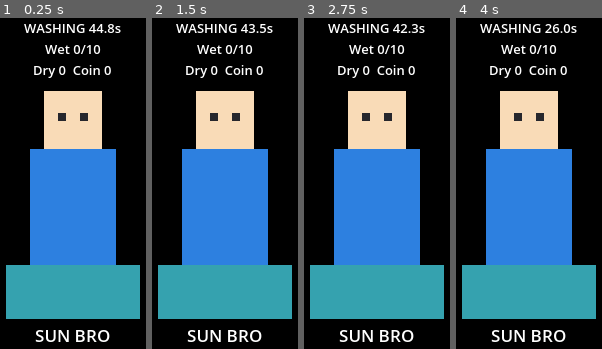
Above: before the commit, frames 1-4 (left to right).
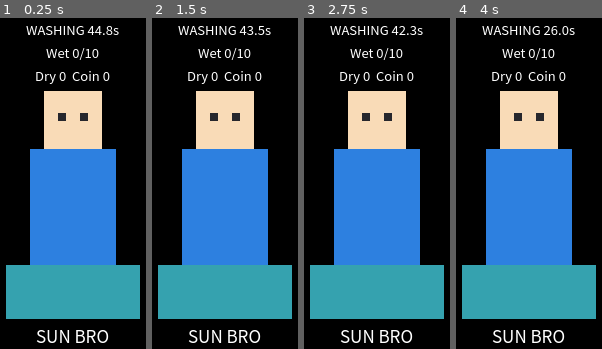
Above: after the commit, the same moments.

Repository: huazhangz/My-Bro-J
Game: Godot game, scene res://scenes/sun_pet.tscn
Two runs of this game, one before a commit and one after it. Both use one fixed random seed, a clock stepped at 60 frames per second and the inputs below.
Inputs (mouse positions are in pixels of both pictures, inside the frame that each line leads up to):
- Up to frame 1 (0.25 s): no input
- Up to frame 2 (1.5 s): tap Enter at 0.5 s; drag from (225, 186) to (249, 110) at 0.52 s; drag from (175, 206) to (211, 259) at 1.27 s
- Up to frame 3 (2.75 s): move the mouse to (401, 110) at 2.02 s; click (401, 110) at 2.17 s
- Up to frame 4 (4 s): drag from (515, 259) to (outside the picture) at 2.77 s; move the mouse to (outside the picture) at 3.52 s; click (outside the picture) at 3.67 s; tap Space at 3.77 s

The runs differ from the first frame. In frame 1, 4.4% of the frame differs, in the area x 16-83%, y 1-99%; in frame 2, 4.4%; in frame 3, 4.4%; in frame 4, 4.4%.

Commit message:
feat(day3): 接入中文字体与全局 UI 主题
- assets/fonts/NotoSansSC-Regular-Subset.ttf：Noto Sans SC 可变字重实例化到
  Regular 后按 GB2312 全字符集 + ASCII + 常用标点子集化，17.8 MB -> 2.3 MB，
  随附 SIL OFL 1.1 许可与子集重生成脚本说明
- assets/fonts/sun_pet_theme.tres：default_font 指向该字体，并定义按钮 / 面板 /
  进度条样式与 11 个类型变体（RiskButton / CoinButton / SolidPanel ...）
- project.godot 挂 gui/theme/custom + gui/theme/custom_font，Tooltip 等
  引擎内建 UI 一并覆盖，彻底解决中文渲染成方块
- .cursorrules 第 5 条同步改为「UI 文本直接写中文，用主题类型变体做差异化」

Co-authored-by: Joe Zhou <huazhangz@users.noreply.github.com>

Diff:
--- /dev/null
+++ b/assets/fonts/sun_pet_theme.tres
@@ -0,0 +1,685 @@
+[gd_resource type="Theme" format=3]
+
+[ext_resource type="FontFile" path="res://assets/fonts/NotoSansSC-Regular-Subset.ttf" id="1_kugu7"]
+
+[sub_resource type="StyleBoxFlat" id="StyleBoxFlat_lyj2d"]
+content_margin_left = 8.0
+content_margin_top = 6.0
+content_margin_right = 8.0
+content_margin_bottom = 6.0
+bg_color = Color(0.24, 0.25, 0.3, 0.55)
+border_width_left = 1
+border_width_top = 1
+border_width_right = 1
+border_width_bottom = 1
+border_color = Color(1, 1, 1, 0.1)
+corner_radius_top_left = 8
+corner_radius_top_right = 8
+corner_radius_bottom_right = 8
+corner_radius_bottom_left = 8
+
+[sub_resource type="StyleBoxFlat" id="StyleBoxFlat_jn2fy"]
+content_margin_left = 8.0
+content_margin_top = 6.0
+content_margin_right = 8.0
+content_margin_bottom = 6.0
+bg_color = Color(0, 0, 0, 0)
+border_width_left = 1
+border_width_top = 1
+border_width_right = 1
+border_width_bottom = 1
+border_color = Color(1, 1, 1, 0.3)
+corner_radius_top_left = 8
+corner_radius_top_right = 8
+corner_radius_bottom_right = 8
+corner_radius_bottom_left = 8
+
+[sub_resource type="StyleBoxFlat" id="StyleBoxFlat_vwyxi"]
+content_margin_left = 8.0
+content_margin_top = 6.0
+content_margin_right = 8.0
+content_margin_bottom = 6.0
+bg_color = Color(0.3194, 0.3358, 0.40140003, 0.92)
+border_width_left = 1
+border_width_top = 1
+border_width_right = 1
+border_width_bottom = 1
+border_color = Color(1, 1, 1, 0.38)
+corner_radius_top_left = 8
+corner_radius_top_right = 8
+corner_radius_bottom_right = 8
+corner_radius_bottom_left = 8
+
+[sub_resource type="StyleBoxFlat" id="StyleBoxFlat_ndfge"]
+content_margin_left = 8.0
+content_margin_top = 6.0
+content_margin_right = 8.0
+content_margin_bottom = 6.0
+bg_color = Color(0.17, 0.19, 0.27, 0.92)
+border_width_left = 1
+border_width_top = 1
+border_width_right = 1
+border_width_bottom = 1
+border_color = Color(1, 1, 1, 0.22)
+corner_radius_top_left = 8
+corner_radius_top_right = 8
+corner_radius_bottom_right = 8
+corner_radius_bottom_left = 8
+
+[sub_resource type="StyleBoxFlat" id="StyleBoxFlat_0fqls"]
+content_margin_left = 8.0
+content_margin_top = 6.0
+content_margin_right = 8.0
+content_margin_bottom = 6.0
+bg_color = Color(0.12240001, 0.1368, 0.19440001, 0.92)
+border_width_left = 1
+border_width_top = 1
+border_width_right = 1
+border_width_bottom = 1
+border_color = Color(1, 1, 1, 0.22)
+corner_radius_top_left = 8
+corner_radius_top_right = 8
+corner_radius_bottom_right = 8
+corner_radius_bottom_left = 8
+
+[sub_resource type="StyleBoxFlat" id="StyleBoxFlat_7ebcc"]
+content_margin_left = 8.0
+content_margin_top = 5.0
+content_margin_right = 8.0
+content_margin_bottom = 5.0
+bg_color = Color(0.1, 0.05, 0.05, 0.82)
+border_width_left = 1
+border_width_top = 1
+border_width_right = 1
+border_width_bottom = 1
+border_color = Color(1, 0.42, 0.32, 0.55)
+corner_radius_top_left = 9
+corner_radius_top_right = 9
+corner_radius_bottom_right = 9
+corner_radius_bottom_left = 9
+
+[sub_resource type="StyleBoxFlat" id="StyleBoxFlat_ciagi"]
+content_margin_left = 8.0
+content_margin_top = 6.0
+content_margin_right = 8.0
+content_margin_bottom = 6.0
+bg_color = Color(0.24, 0.25, 0.3, 0.55)
+border_width_left = 1
+border_width_top = 1
+border_width_right = 1
+border_width_bottom = 1
+border_color = Color(1, 1, 1, 0.1)
+corner_radius_top_left = 8
+corner_radius_top_right = 8
+corner_radius_bottom_right = 8
+corner_radius_bottom_left = 8
+
+[sub_resource type="StyleBoxFlat" id="StyleBoxFlat_jript"]
+content_margin_left = 8.0
+content_margin_top = 6.0
+content_margin_right = 8.0
+content_margin_bottom = 6.0
+bg_color = Color(0, 0, 0, 0)
+border_width_left = 1
+border_width_top = 1
+border_width_right = 1
+border_width_bottom = 1
+border_color = Color(1, 1, 1, 0.3)
+corner_radius_top_left = 8
+corner_radius_top_right = 8
+corner_radius_bottom_right = 8
+corner_radius_bottom_left = 8
+
+[sub_resource type="StyleBoxFlat" id="StyleBoxFlat_vwdj4"]
+content_margin_left = 8.0
+content_margin_top = 6.0
+content_margin_right = 8.0
+content_margin_bottom = 6.0
+bg_color = Color(0.63100004, 0.31120002, 0.31120002, 0.85)
+border_width_left = 1
+border_width_top = 1
+border_width_right = 1
+border_width_bottom = 1
+border_color = Color(1, 1, 1, 0.38)
+corner_radius_top_left = 8
+corner_radius_top_right = 8
+corner_radius_bottom_right = 8
+corner_radius_bottom_left = 8
+
+[sub_resource type="StyleBoxFlat" id="StyleBoxFlat_ct75h"]
+content_margin_left = 8.0
+content_margin_top = 6.0
+content_margin_right = 8.0
+content_margin_bottom = 6.0
+bg_color = Color(0.55, 0.16, 0.16, 0.85)
+border_width_left = 1
+border_width_top = 1
+border_width_right = 1
+border_width_bottom = 1
+border_color = Color(1, 1, 1, 0.22)
+corner_radius_top_left = 8
+corner_radius_top_right = 8
+corner_radius_bottom_right = 8
+corner_radius_bottom_left = 8
+
+[sub_resource type="StyleBoxFlat" id="StyleBoxFlat_3jwex"]
+content_margin_left = 8.0
+content_margin_top = 6.0
+content_margin_right = 8.0
+content_margin_bottom = 6.0
+bg_color = Color(0.39600003, 0.115200005, 0.115200005, 0.85)
+border_width_left = 1
+border_width_top = 1
+border_width_right = 1
+border_width_bottom = 1
+border_color = Color(1, 1, 1, 0.22)
+corner_radius_top_left = 8
+corner_radius_top_right = 8
+corner_radius_bottom_right = 8
+corner_radius_bottom_left = 8
+
+[sub_resource type="StyleBoxFlat" id="StyleBoxFlat_ma44w"]
+content_margin_left = 8.0
+content_margin_top = 6.0
+content_margin_right = 8.0
+content_margin_bottom = 6.0
+bg_color = Color(0.24, 0.25, 0.3, 0.55)
+border_width_left = 1
+border_width_top = 1
+border_width_right = 1
+border_width_bottom = 1
+border_color = Color(1, 1, 1, 0.1)
+corner_radius_top_left = 8
+corner_radius_top_right = 8
+corner_radius_bottom_right = 8
+corner_radius_bottom_left = 8
+
+[sub_resource type="StyleBoxFlat" id="StyleBoxFlat_h5l2c"]
+content_margin_left = 8.0
+content_margin_top = 6.0
+content_margin_right = 8.0
+content_margin_bottom = 6.0
+bg_color = Color(0, 0, 0, 0)
+border_width_left = 1
+border_width_top = 1
+border_width_right = 1
+border_width_bottom = 1
+border_color = Color(1, 1, 1, 0.3)
+corner_radius_top_left = 8
+corner_radius_top_right = 8
+corner_radius_bottom_right = 8
+corner_radius_bottom_left = 8
+
+[sub_resource type="StyleBoxFlat" id="StyleBoxFlat_s0fhg"]
+content_margin_left = 8.0
+content_margin_top = 6.0
+content_margin_right = 8.0
+content_margin_bottom = 6.0
+bg_color = Color(0.4916, 0.4178, 0.7376, 0.94)
+border_width_left = 1
+border_width_top = 1
+border_width_right = 1
+border_width_bottom = 1
+border_color = Color(1, 1, 1, 0.38)
+corner_radius_top_left = 8
+corner_radius_top_right = 8
+corner_radius_bottom_right = 8
+corner_radius_bottom_left = 8
+
+[sub_resource type="StyleBoxFlat" id="StyleBoxFlat_yj2pm"]
+content_margin_left = 8.0
+content_margin_top = 6.0
+content_margin_right = 8.0
+content_margin_bottom = 6.0
+bg_color = Color(0.38, 0.29, 0.68, 0.94)
+border_width_left = 1
+border_width_top = 1
+border_width_right = 1
+border_width_bottom = 1
+border_color = Color(1, 1, 1, 0.22)
+corner_radius_top_left = 8
+corner_radius_top_right = 8
+corner_radius_bottom_right = 8
+corner_radius_bottom_left = 8
+
+[sub_resource type="StyleBoxFlat" id="StyleBoxFlat_20voa"]
+content_margin_left = 8.0
+content_margin_top = 6.0
+content_margin_right = 8.0
+content_margin_bottom = 6.0
+bg_color = Color(0.2736, 0.2088, 0.48960003, 0.94)
+border_width_left = 1
+border_width_top = 1
+border_width_right = 1
+border_width_bottom = 1
+border_color = Color(1, 1, 1, 0.22)
+corner_radius_top_left = 8
+corner_radius_top_right = 8
+corner_radius_bottom_right = 8
+corner_radius_bottom_left = 8
+
+[sub_resource type="StyleBoxFlat" id="StyleBoxFlat_ucciv"]
+content_margin_left = 8.0
+content_margin_top = 6.0
+content_margin_right = 8.0
+content_margin_bottom = 6.0
+bg_color = Color(0.24, 0.25, 0.3, 0.55)
+border_width_left = 1
+border_width_top = 1
+border_width_right = 1
+border_width_bottom = 1
+border_color = Color(1, 1, 1, 0.1)
+corner_radius_top_left = 8
+corner_radius_top_right = 8
+corner_radius_bottom_right = 8
+corner_radius_bottom_left = 8
+
+[sub_resource type="StyleBoxFlat" id="StyleBoxFlat_5c6uu"]
+content_margin_left = 8.0
+content_margin_top = 6.0
+content_margin_right = 8.0
+content_margin_bottom = 6.0
+bg_color = Color(0, 0, 0, 0)
+border_width_left = 1
+border_width_top = 1
+border_width_right = 1
+border_width_bottom = 1
+border_color = Color(1, 1, 1, 0.3)
+corner_radius_top_left = 8
+corner_radius_top_right = 8
+corner_radius_bottom_right = 8
+corner_radius_bottom_left = 8
+
+[sub_resource type="StyleBoxFlat" id="StyleBoxFlat_1n1hx"]
+content_margin_left = 8.0
+content_margin_top = 6.0
+content_margin_right = 8.0
+content_margin_bottom = 6.0
+bg_color = Color(0.87700003, 0.713, 0.31120002, 0.94)
+border_width_left = 1
+border_width_top = 1
+border_width_right = 1
+border_width_bottom = 1
+border_color = Color(1, 1, 1, 0.38)
+corner_radius_top_left = 8
+corner_radius_top_right = 8
+corner_radius_bottom_right = 8
+corner_radius_bottom_left = 8
+
+[sub_resource type="StyleBoxFlat" id="StyleBoxFlat_ami8e"]
+content_margin_left = 8.0
+content_margin_top = 6.0
+content_margin_right = 8.0
+content_margin_bottom = 6.0
+bg_color = Color(0.85, 0.65, 0.16, 0.94)
+border_width_left = 1
+border_width_top = 1
+border_width_right = 1
+border_width_bottom = 1
+border_color = Color(1, 1, 1, 0.22)
+corner_radius_top_left = 8
+corner_radius_top_right = 8
+corner_radius_bottom_right = 8
+corner_radius_bottom_left = 8
+
+[sub_resource type="StyleBoxFlat" id="StyleBoxFlat_app1p"]
+content_margin_left = 8.0
+content_margin_top = 6.0
+content_margin_right = 8.0
+content_margin_bottom = 6.0
+bg_color = Color(0.61200005, 0.468, 0.115200005, 0.94)
+border_width_left = 1
+border_width_top = 1
+border_width_right = 1
+border_width_bottom = 1
+border_color = Color(1, 1, 1, 0.22)
+corner_radius_top_left = 8
+corner_radius_top_right = 8
+corner_radius_bottom_right = 8
+corner_radius_bottom_left = 8
+
+[sub_resource type="StyleBoxFlat" id="StyleBoxFlat_soh8p"]
+content_margin_left = 8.0
+content_margin_top = 6.0
+content_margin_right = 8.0
+content_margin_bottom = 6.0
+bg_color = Color(0.24, 0.25, 0.3, 0.55)
+border_width_left = 1
+border_width_top = 1
+border_width_right = 1
+border_width_bottom = 1
+border_color = Color(1, 1, 1, 0.1)
+corner_radius_top_left = 8
+corner_radius_top_right = 8
+corner_radius_bottom_right = 8
+corner_radius_bottom_left = 8
+
+[sub_resource type="StyleBoxFlat" id="StyleBoxFlat_jlkhb"]
+content_margin_left = 8.0
+content_margin_top = 6.0
+content_margin_right = 8.0
+content_margin_bottom = 6.0
+bg_color = Color(0, 0, 0, 0)
+border_width_left = 1
+border_width_top = 1
+border_width_right = 1
+border_width_bottom = 1
+border_color = Color(1, 1, 1, 0.3)
+corner_radius_top_left = 8
+corner_radius_top_right = 8
+corner_radius_bottom_right = 8
+corner_radius_bottom_left = 8
+
+[sub_resource type="StyleBoxFlat" id="StyleBoxFlat_x25df"]
+content_margin_left = 8.0
+content_margin_top = 6.0
+content_margin_right = 8.0
+content_margin_bottom = 6.0
+bg_color = Color(0.344, 0.5244, 0.45880002, 0.94)
+border_width_left = 1
+border_width_top = 1
+border_width_right = 1
+border_width_bottom = 1
+border_color = Color(1, 1, 1, 0.38)
+corner_radius_top_left = 8
+corner_radius_top_right = 8
+corner_radius_bottom_right = 8
+corner_radius_bottom_left = 8
+
+[sub_resource type="StyleBoxFlat" id="StyleBoxFlat_7dsuc"]
+content_margin_left = 8.0
+content_margin_top = 6.0
+content_margin_right = 8.0
+content_margin_bottom = 6.0
+bg_color = Color(0.2, 0.42, 0.34, 0.94)
+border_width_left = 1
+border_width_top = 1
+border_width_right = 1
+border_width_bottom = 1
+border_color = Color(1, 1, 1, 0.22)
+corner_radius_top_left = 8
+corner_radius_top_right = 8
+corner_radius_bottom_right = 8
+corner_radius_bottom_left = 8
+
+[sub_resource type="StyleBoxFlat" id="StyleBoxFlat_hjuf3"]
+content_margin_left = 8.0
+content_margin_top = 6.0
+content_margin_right = 8.0
+content_margin_bottom = 6.0
+bg_color = Color(0.14400001, 0.3024, 0.24480002, 0.94)
+border_width_left = 1
+border_width_top = 1
+border_width_right = 1
+border_width_bottom = 1
+border_color = Color(1, 1, 1, 0.22)
+corner_radius_top_left = 8
+corner_radius_top_right = 8
+corner_radius_bottom_right = 8
+corner_radius_bottom_left = 8
+
+[sub_resource type="StyleBoxFlat" id="StyleBoxFlat_olq5o"]
+content_margin_left = 8.0
+content_margin_top = 6.0
+content_margin_right = 8.0
+content_margin_bottom = 6.0
+bg_color = Color(0.06, 0.07, 0.11, 0.78)
+border_width_left = 1
+border_width_top = 1
+border_width_right = 1
+border_width_bottom = 1
+border_color = Color(1, 1, 1, 0.14)
+corner_radius_top_left = 10
+corner_radius_top_right = 10
+corner_radius_bottom_right = 10
+corner_radius_bottom_left = 10
+
+[sub_resource type="StyleBoxFlat" id="StyleBoxFlat_ldy8o"]
+content_margin_left = 0.0
+content_margin_top = 0.0
+content_margin_right = 0.0
+content_margin_bottom = 0.0
+bg_color = Color(0.02, 0.02, 0.04, 0.72)
+border_width_left = 1
+border_width_top = 1
+border_width_right = 1
+border_width_bottom = 1
+border_color = Color(1, 1, 1, 0.12)
+corner_radius_top_left = 4
+corner_radius_top_right = 4
+corner_radius_bottom_right = 4
+corner_radius_bottom_left = 4
+
+[sub_resource type="StyleBoxFlat" id="StyleBoxFlat_524lm"]
+content_margin_left = 0.0
+content_margin_top = 0.0
+content_margin_right = 0.0
+content_margin_bottom = 0.0
+bg_color = Color(0.29, 0.78, 0.85, 0.95)
+border_color = Color(0, 0, 0, 0)
+corner_radius_top_left = 4
+corner_radius_top_right = 4
+corner_radius_bottom_right = 4
+corner_radius_bottom_left = 4
+
+[sub_resource type="StyleBoxFlat" id="StyleBoxFlat_hnvng"]
+content_margin_left = 8.0
+content_margin_top = 6.0
+content_margin_right = 8.0
+content_margin_bottom = 6.0
+bg_color = Color(0.24, 0.25, 0.3, 0.55)
+border_width_left = 1
+border_width_top = 1
+border_width_right = 1
+border_width_bottom = 1
+border_color = Color(1, 1, 1, 0.1)
+corner_radius_top_left = 8
+corner_radius_top_right = 8
+corner_radius_bottom_right = 8
+corner_radius_bottom_left = 8
+
+[sub_resource type="StyleBoxFlat" id="StyleBoxFlat_lg8ls"]
+content_margin_left = 8.0
+content_margin_top = 6.0
+content_margin_right = 8.0
+content_margin_bottom = 6.0
+bg_color = Color(0, 0, 0, 0)
+border_width_left = 1
+border_width_top = 1
+border_width_right = 1
+border_width_bottom = 1
+border_color = Color(1, 1, 1, 0.3)
+corner_radius_top_left = 8
+corner_radius_top_right = 8
+corner_radius_bottom_right = 8
+corner_radius_bottom_left = 8
+
+[sub_resource type="StyleBoxFlat" id="StyleBoxFlat_64s6e"]
+content_margin_left = 8.0
+content_margin_top = 6.0
+content_margin_right = 8.0
+content_margin_bottom = 6.0
+bg_color = Color(0.836, 0.45060003, 0.3276, 0.94)
+border_width_left = 1
+border_width_top = 1
+border_width_right = 1
+border_width_bottom = 1
+border_color = Color(1, 1, 1, 0.38)
+corner_radius_top_left = 8
+corner_radius_top_right = 8
+corner_radius_bottom_right = 8
+corner_radius_bottom_left = 8
+
+[sub_resource type="StyleBoxFlat" id="StyleBoxFlat_vj3in"]
+content_margin_left = 8.0
+content_margin_top = 6.0
+content_margin_right = 8.0
+content_margin_bottom = 6.0
+bg_color = Color(0.8, 0.33, 0.18, 0.94)
+border_width_left = 1
+border_width_top = 1
+border_width_right = 1
+border_width_bottom = 1
+border_color = Color(1, 1, 1, 0.22)
+corner_radius_top_left = 8
+corner_radius_top_right = 8
+corner_radius_bottom_right = 8
+corner_radius_bottom_left = 8
+
+[sub_resource type="StyleBoxFlat" id="StyleBoxFlat_2nphh"]
+content_margin_left = 8.0
+content_margin_top = 6.0
+content_margin_right = 8.0
+content_margin_bottom = 6.0
+bg_color = Color(0.57600003, 0.23760001, 0.1296, 0.94)
+border_width_left = 1
+border_width_top = 1
+border_width_right = 1
+border_width_bottom = 1
+border_color = Color(1, 1, 1, 0.22)
+corner_radius_top_left = 8
+corner_radius_top_right = 8
+corner_radius_bottom_right = 8
+corner_radius_bottom_left = 8
+
+[sub_resource type="StyleBoxFlat" id="StyleBoxFlat_qky6q"]
+content_margin_left = 10.0
+content_margin_top = 8.0
+content_margin_right = 10.0
+content_margin_bottom = 8.0
+bg_color = Color(0.05, 0.06, 0.1, 0.96)
+border_width_left = 1
+border_width_top = 1
+border_width_right = 1
+border_width_bottom = 1
+border_color = Color(1, 0.85, 0.42, 0.45)
+corner_radius_top_left = 12
+corner_radius_top_right = 12
+corner_radius_bottom_right = 12
+corner_radius_bottom_left = 12
+
+[sub_resource type="StyleBoxFlat" id="StyleBoxFlat_hok37"]
+content_margin_left = 8.0
+content_margin_top = 5.0
+content_margin_right = 8.0
+content_margin_bottom = 5.0
+bg_color = Color(0.04, 0.05, 0.08, 0.96)
+border_width_left = 1
+border_width_top = 1
+border_width_right = 1
+border_width_bottom = 1
+border_color = Color(1, 1, 1, 0.2)
+corner_radius_top_left = 8
+corner_radius_top_right = 8
+corner_radius_bottom_right = 8
+corner_radius_bottom_left = 8
+
+[resource]
+default_font = ExtResource("1_kugu7")
+default_font_size = 13
+Button/colors/font_color = Color(0.93, 0.95, 1, 1)
+Button/colors/font_disabled_color = Color(0.72, 0.73, 0.78, 0.55)
+Button/colors/font_focus_color = Color(0.93, 0.95, 1, 1)
+Button/colors/font_hover_color = Color(0.9475, 0.9625, 1, 1)
+Button/colors/font_pressed_color = Color(0.93, 0.95, 1, 1)
+Button/constants/outline_size = 0
+Button/font_sizes/font_size = 13
+Button/styles/disabled = SubResource("StyleBoxFlat_lyj2d")
+Button/styles/focus = SubResource("StyleBoxFlat_jn2fy")
+Button/styles/hover = SubResource("StyleBoxFlat_vwyxi")
+Button/styles/normal = SubResource("StyleBoxFlat_ndfge")
+Button/styles/pressed = SubResource("StyleBoxFlat_0fqls")
+ChipPanel/base_type = &"PanelContainer"
+ChipPanel/styles/panel = SubResource("StyleBoxFlat_7ebcc")
+CloseButton/base_type = &"Button"
+CloseButton/colors/font_color = Color(1, 0.92, 0.92, 1)
+CloseButton/colors/font_disabled_color = Color(0.72, 0.73, 0.78, 0.55)
+CloseButton/colors/font_focus_color = Color(1, 0.92, 0.92, 1)
+CloseButton/colors/font_hover_color = Color(1, 0.94, 0.94, 1)
+CloseButton/colors/font_pressed_color = Color(1, 0.92, 0.92, 1)
+CloseButton/constants/outline_size = 0
+CloseButton/font_sizes/font_size = 12
+CloseButton/styles/disabled = SubResource("StyleBoxFlat_ciagi")
+CloseButton/styles/focus = SubResource("StyleBoxFlat_jript")
+CloseButton/styles/hover = SubResource("StyleBoxFlat_vwdj4")
+CloseButton/styles/normal = SubResource("StyleBoxFlat_ct75h")
+CloseButton/styles/pressed = SubResource("StyleBoxFlat_3jwex")
+CodexButton/base_type = &"Button"
+CodexButton/colors/font_color = Color(0.96, 0.94, 1, 1)
+CodexButton/colors/font_disabled_color = Color(0.72, 0.73, 0.78, 0.55)
+CodexButton/colors/font_focus_color = Color(0.96, 0.94, 1, 1)
+CodexButton/colors/font_hover_color = Color(0.96999997, 0.955, 1, 1)
+CodexButton/colors/font_pressed_color = Color(0.96, 0.94, 1, 1)
+CodexButton/constants/outline_size = 0
+CodexButton/font_sizes/font_size = 13
+CodexButton/styles/disabled = SubResource("StyleBoxFlat_ma44w")
+CodexButton/styles/focus = SubResource("StyleBoxFlat_h5l2c")
+CodexButton/styles/hover = SubResource("StyleBoxFlat_s0fhg")
+CodexButton/styles/normal = SubResource("StyleBoxFlat_yj2pm")
+CodexButton/styles/pressed = SubResource("StyleBoxFlat_20voa")
+CoinButton/base_type = &"Button"
+CoinButton/colors/font_color = Color(0.16, 0.12, 0.03, 1)
+CoinButton/colors/font_disabled_color = Color(0.72, 0.73, 0.78, 0.55)
+CoinButton/colors/font_focus_color = Color(0.16, 0.12, 0.03, 1)
+CoinButton/colors/font_hover_color = Color(0.37, 0.34, 0.2725, 1)
+CoinButton/colors/font_pressed_color = Color(0.16, 0.12, 0.03, 1)
+CoinButton/constants/outline_size = 0
+CoinButton/font_sizes/font_size = 13
+CoinButton/styles/disabled = SubResource("StyleBoxFlat_ucciv")
+CoinButton/styles/focus = SubResource("StyleBoxFlat_5c6uu")
+CoinButton/styles/hover = SubResource("StyleBoxFlat_1n1hx")
+CoinButton/styles/normal = SubResource("StyleBoxFlat_ami8e")
+CoinButton/styles/pressed = SubResource("StyleBoxFlat_app1p")
+CoinLabel/base_type = &"Label"
+CoinLabel/colors/font_color = Color(1, 0.83, 0.3, 1)
+CoinLabel/font_sizes/font_size = 14
+EquipButton/base_type = &"Button"
+EquipButton/colors/font_color = Color(0.9, 1, 0.94, 1)
+EquipButton/colors/font_disabled_color = Color(0.72, 0.73, 0.78, 0.55)
+EquipButton/colors/font_focus_color = Color(0.9, 1, 0.94, 1)
+EquipButton/colors/font_hover_color = Color(0.92499995, 1, 0.955, 1)
+EquipButton/colors/font_pressed_color = Color(0.9, 1, 0.94, 1)
+EquipButton/constants/outline_size = 0
+EquipButton/font_sizes/font_size = 11
+EquipButton/styles/disabled = SubResource("StyleBoxFlat_soh8p")
+EquipButton/styles/focus = SubResource("StyleBoxFlat_jlkhb")
+EquipButton/styles/hover = SubResource("StyleBoxFlat_x25df")
+EquipButton/styles/normal = SubResource("StyleBoxFlat_7dsuc")
+EquipButton/styles/pressed = SubResource("StyleBoxFlat_hjuf3")
+FloatLabel/base_type = &"Label"
+FloatLabel/colors/font_color = Color(1, 1, 1, 1)
+FloatLabel/colors/font_outline_color = Color(0, 0, 0, 0.9)
+FloatLabel/constants/outline_size = 5
+Label/colors/font_color = Color(0.94, 0.96, 1, 1)
+Label/colors/font_outline_color = Color(0, 0, 0, 0.85)
+Label/constants/outline_size = 0
+Label/font_sizes/font_size = 13
+PanelContainer/styles/panel = SubResource("StyleBoxFlat_olq5o")
+ProgressBar/colors/font_color = Color(1, 1, 1, 0.9)
+ProgressBar/font_sizes/font_size = 10
+ProgressBar/styles/background = SubResource("StyleBoxFlat_ldy8o")
+ProgressBar/styles/fill = SubResource("StyleBoxFlat_524lm")
+RiskButton/base_type = &"Button"
+RiskButton/colors/font_color = Color(1, 0.97, 0.93, 1)
+RiskButton/colors/font_disabled_color = Color(0.72, 0.73, 0.78, 0.55)
+RiskButton/colors/font_focus_color = Color(1, 0.97, 0.93, 1)
+RiskButton/colors/font_hover_color = Color(1, 0.9775, 0.9475, 1)
+RiskButton/colors/font_pressed_color = Color(1, 0.97, 0.93, 1)
+RiskButton/constants/outline_size = 0
+RiskButton/font_sizes/font_size = 13
+RiskButton/styles/disabled = SubResource("StyleBoxFlat_hnvng")
+RiskButton/styles/focus = SubResource("StyleBoxFlat_lg8ls")
+RiskButton/styles/hover = SubResource("StyleBoxFlat_64s6e")
+RiskButton/styles/normal = SubResource("StyleBoxFlat_vj3in")
+RiskButton/styles/pressed = SubResource("StyleBoxFlat_2nphh")
+SmallLabel/base_type = &"Label"
+SmallLabel/colors/font_color = Color(0.76, 0.8, 0.88, 1)
+SmallLabel/font_sizes/font_size = 11
+SolidPanel/base_type = &"PanelContainer"
+SolidPanel/styles/panel = SubResource("StyleBoxFlat_qky6q")
+TitleLabel/base_type = &"Label"
+TitleLabel/colors/font_color = Color(1, 0.85, 0.42, 1)
+TitleLabel/font_sizes/font_size = 15
+TooltipLabel/colors/font_color = Color(0.92, 0.94, 1, 1)
+TooltipLabel/font_sizes/font_size = 12
+TooltipPanel/styles/panel = SubResource("StyleBoxFlat_hok37")
--- a/project.godot
+++ b/project.godot
@@ -30,6 +30,12 @@
 window/size/always_on_top=true
 window/per_pixel_transparency/allowed=true
 
+[gui]
+
+; 全局默认主题：内含中文字体，保证 Label / Button / Tooltip 全都不再显示方块。
+theme/custom="res://assets/fonts/sun_pet_theme.tres"
+theme/custom_font="res://assets/fonts/NotoSansSC-Regular-Subset.ttf"
+
 [rendering]
 
 renderer/rendering_method="gl_compatibility"
Binary file added: assets/fonts/NotoSansSC-Regular-Subset.ttf
Not shown, added: assets/fonts/NotoSansSC-Regular-Subset.ttf.import
Not shown, added: assets/fonts/OFL.txt
